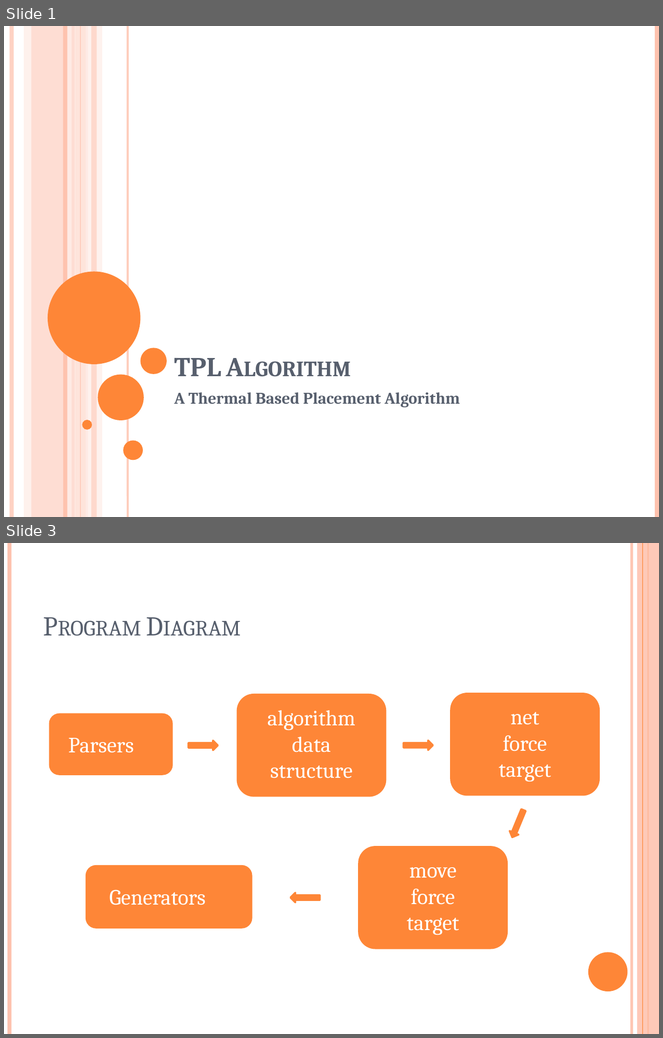
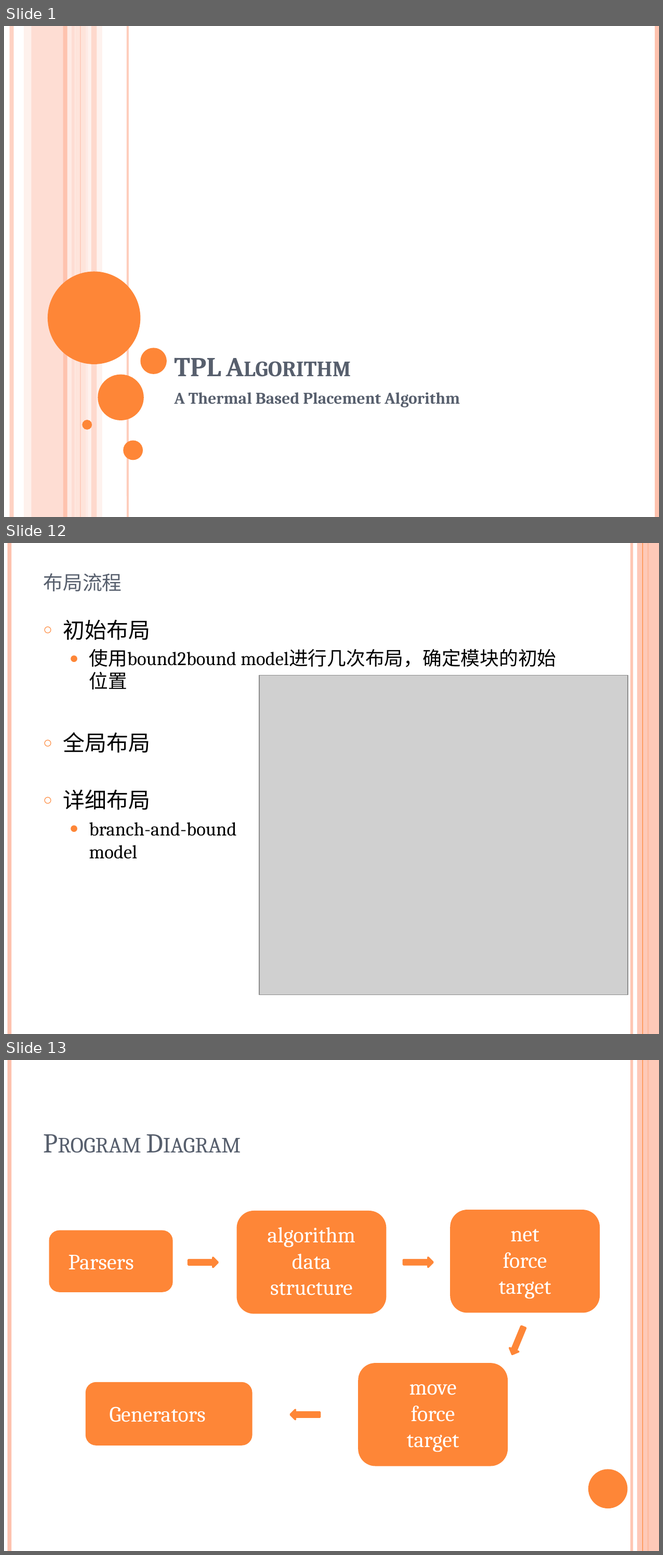
Before and after one commit to marcusgao94/TPL, a slide deck: doc/TPL.pptx. Shown one above the other, each under a label of ours: slides 1 and 3 before the commit, slides 1, 12 and 13 after it; the slides between them are not shown. The pictures are 663x1038 and 663x1555 pixels, drawn with LibreOffice and Linux fonts; fonts in the diff are those of the drawing; grey boxes stand for pictures. Boxes give left, top, right and bottom in pixels: in the first picture for what was removed or moved away, otherwise in the second. Text is boxed around its words. In the diff, an @@ line names an element or a change of style, - is before the commit and + after.

```diff
--- a/doc/TPL.pptx
+++ b/doc/TPL.pptx
@@ slide 12 added at (4,543,659,1034), background #FFFFFF; not listed: 6 template elements that a slide beside it also shows @@
@@ title added at (43,573,122,591), 27 pt, text #575F6D, small capitals @@
+布局流程
@@ text added at (63,619,556,753), 21 pt, text #000000 @@
+○ 初始布局
+  ● 使用bound2bound model进行几次布局，确定模块的初始位置
+○ 全局布局
@@ picture added at (259,676,629,995) @@
@@ text added at (63,789,237,859), 21 pt, text #000000 @@
+○ 详细布局
+  ● branch-and-bound model
@@ what was slide 3 is now slide 13 @@
```
Also in this commit, not shown: 1 slide changed, 10 other slides added, 10 slides removed.
